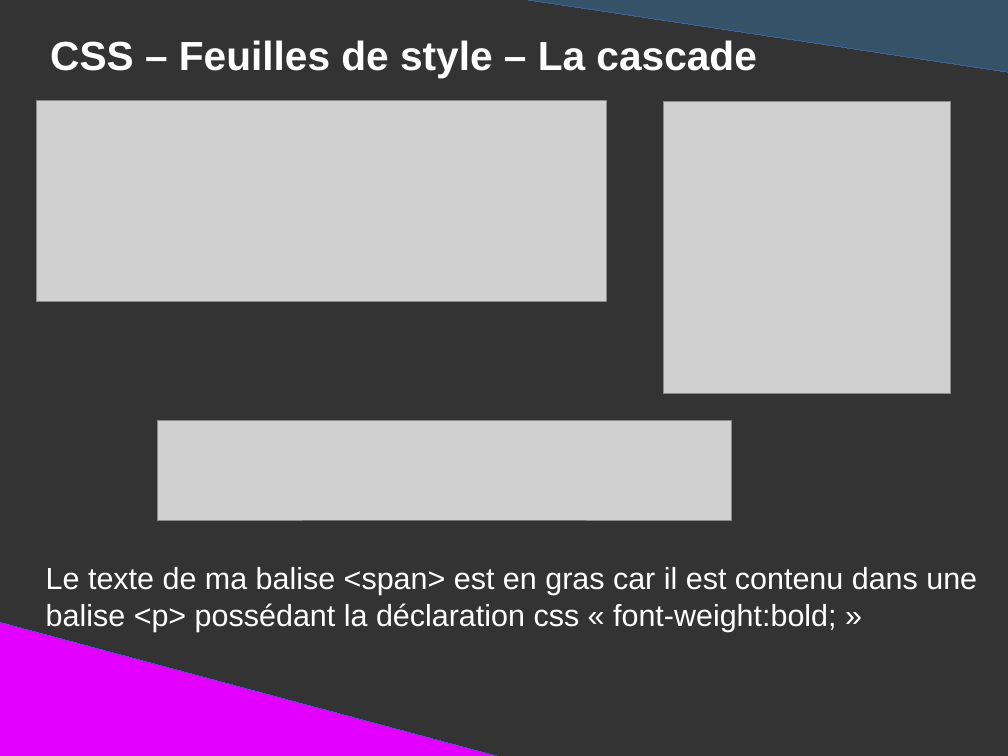
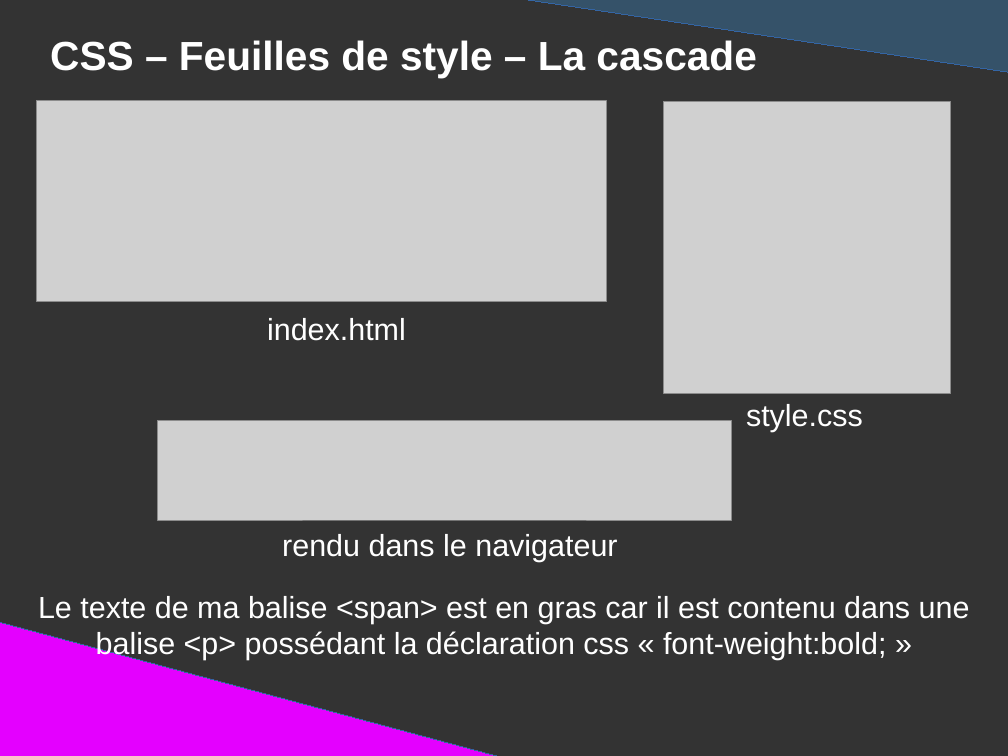
Before and after one commit to DanYellow/presentations, a slide deck: slide 60 of mmi/html/presentation.odp (slide 58 before the commit). Drawn at 1008x756 pixels with LibreOffice and Linux fonts; fonts in the diff are those of the drawing; grey boxes stand for pictures. Boxes give left, top, right and bottom in pixels: in the first picture for what was removed or moved away, otherwise in the second. Text is boxed around its words. In the diff, an @@ line names an element or a change of style, - is before the commit and + after.

```diff
--- a/mmi/html/presentation.odp
+++ b/mmi/html/presentation.odp
@@ title added at (267, 318, 406, 341), 24 pt, text #FFFFFF @@
+index.html
@@ title added at (746, 404, 863, 432), 24 pt, text #FFFFFF @@
+style.css
@@ title added at (282, 534, 617, 562), 24 pt, text #FFFFFF @@
+rendu dans le navigateur
@@ title "Le texte de ma balise ...": place and size @@
-title "Le texte de ma balise ..." at (46, 567, 977, 631)
+title "Le texte de ma balise ..." at (38, 596, 970, 660)
@@ title "Le texte de ma balise ..." at (38, 596, 970, 660): alignment left to centre @@
```
Also in this commit, not shown: 19 other slides changed, 2 slides added, 2 other files.
